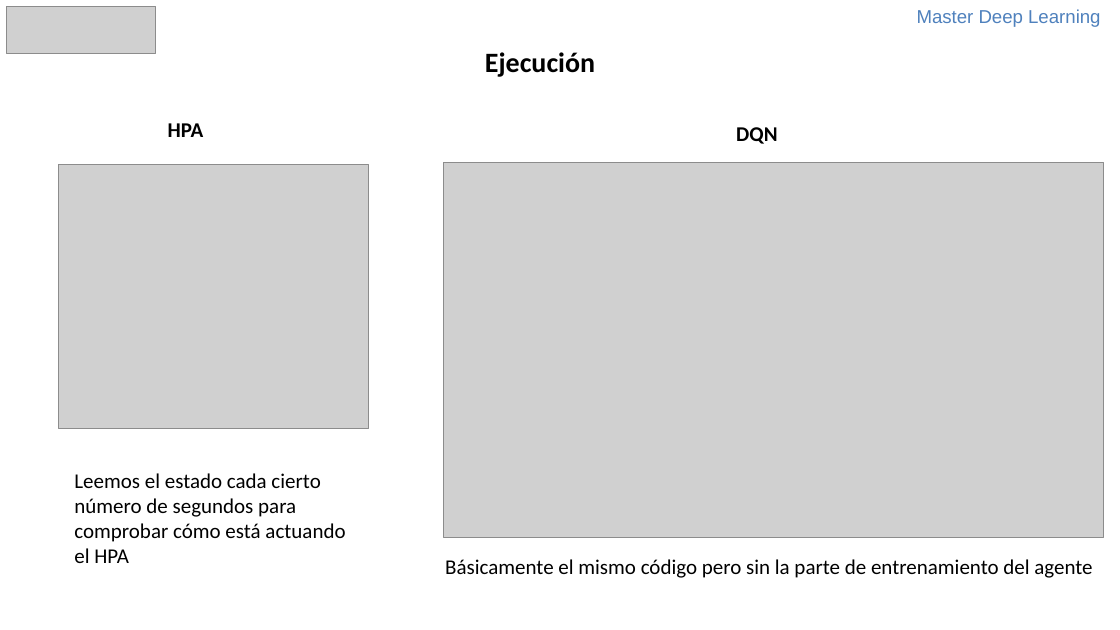
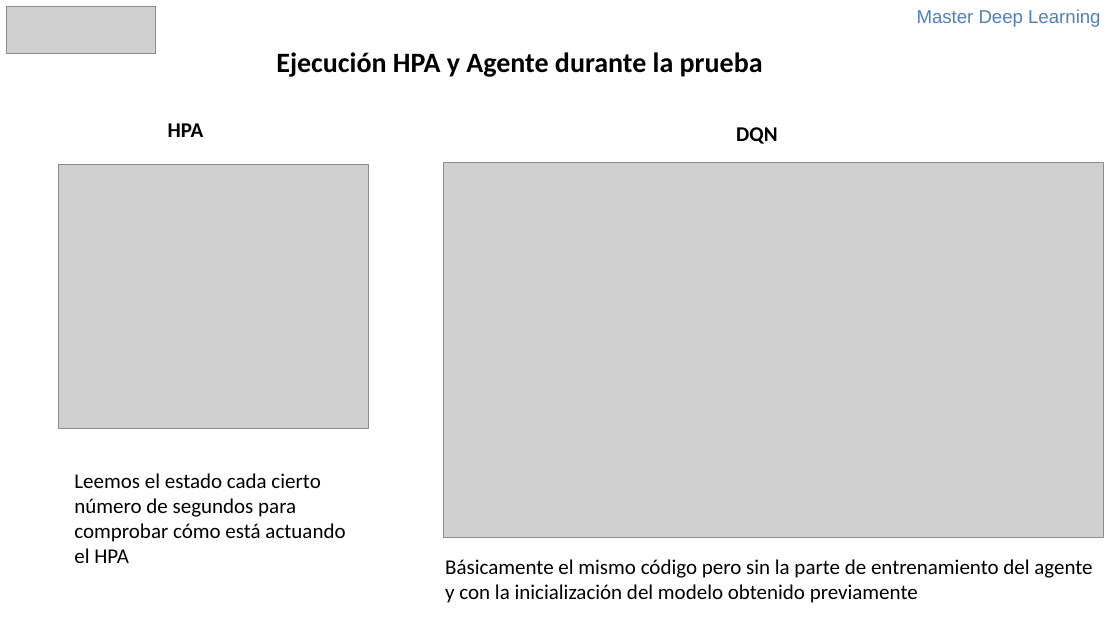
Before and after one commit to mlalandag/HPAwDRL, a slide deck: slide 13 of doc/HPAWithDQN.pptx (slide 12 before the commit). Drawn at 1120x630 pixels with LibreOffice and Linux fonts; fonts in the diff are those of the drawing; grey boxes stand for pictures. Boxes give left, top, right and bottom in pixels: in the first picture for what was removed or moved away, otherwise in the second. Text is boxed around its words. In the diff, an @@ line names an element or a change of style, - is before the commit and + after.

Commit message:
Modificación presentación

```diff
--- a/doc/HPAWithDQN.pptx
+++ b/doc/HPAWithDQN.pptx
@@ text at [276, 52, 763, 77]: text changed @@
-Ejecución
+Ejecución HPA y Agente durante la prueba
@@ text at [445, 559, 1092, 603]: text changed @@
-Básicamente el mismo código pero sin la parte de entrenamiento del agente
+Básicamente el mismo código pero sin la parte de entrenamiento del agente y con la inicialización del modelo obtenido previamente
```
